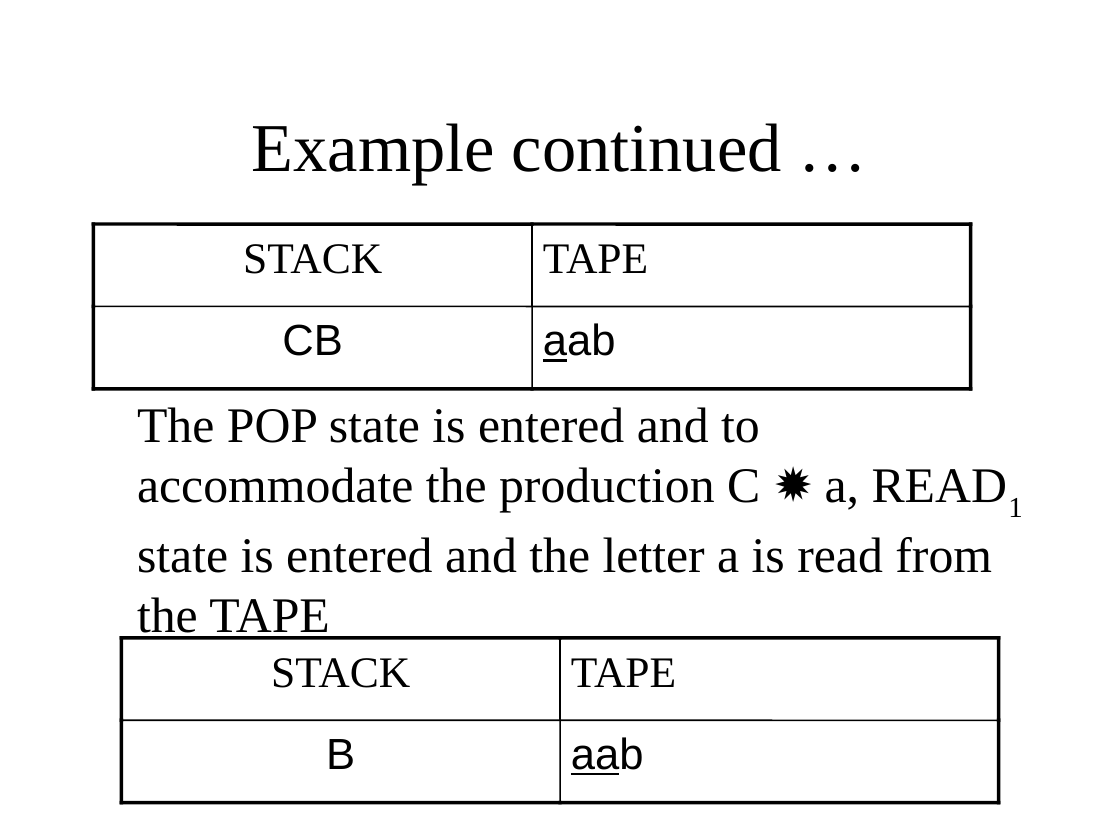
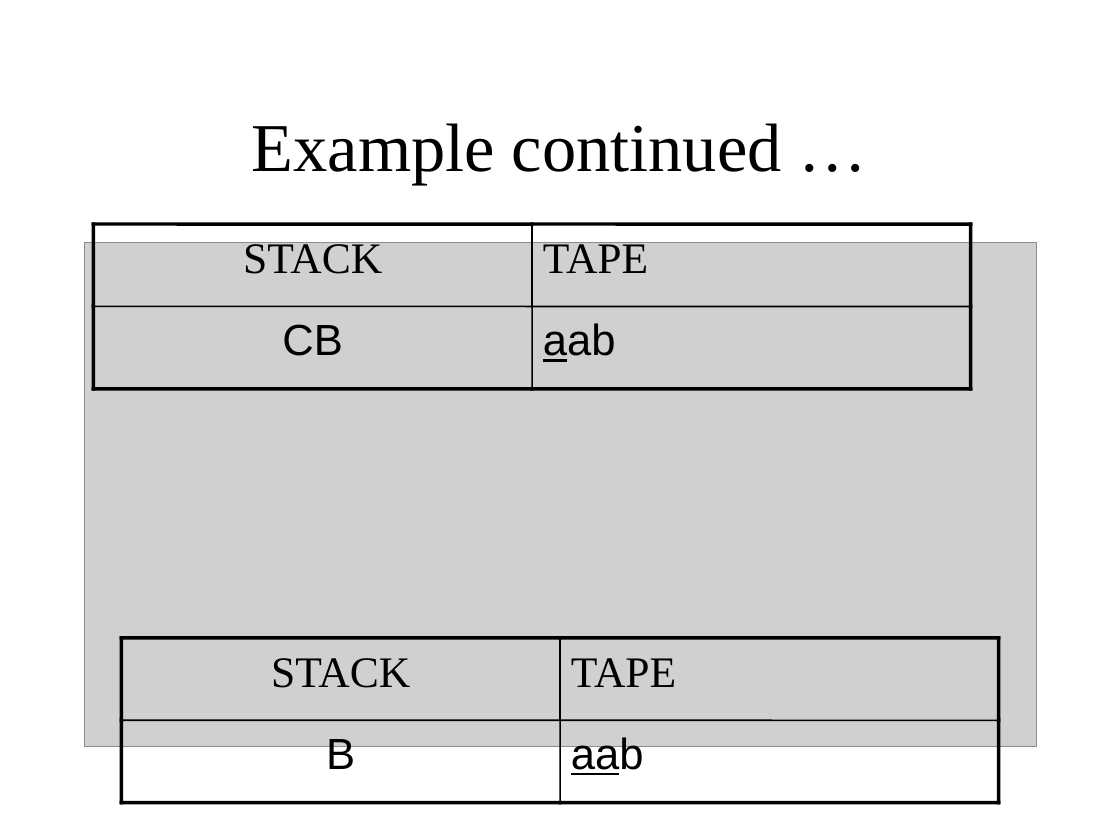
Before and after one commit to bamboat3/toa, a slide deck: slide 11 of Lesson 39.ppt. Drawn at 1120x840 pixels with LibreOffice and Linux fonts; fonts in the diff are those of the drawing; grey boxes stand for pictures. Boxes give left, top, right and bottom in pixels: in the first picture for what was removed or moved away, otherwise in the second. Text is boxed around its words. In the diff, an @@ line names an element or a change of style, - is before the commit and + after.

```diff
--- a/Lesson 39.ppt
+++ b/Lesson 39.ppt
@@ picture added at (84,243,1036,747) @@
@@ text removed at (137,407,992,640) @@
-The POP state is entered and to accommodate the production C ✹ a, READ1 state is entered and the letter a is read from the TAPE
```
Also in this commit, not shown: 6 other slides changed, 7 slides added, 7 slides removed, 3 other files.
